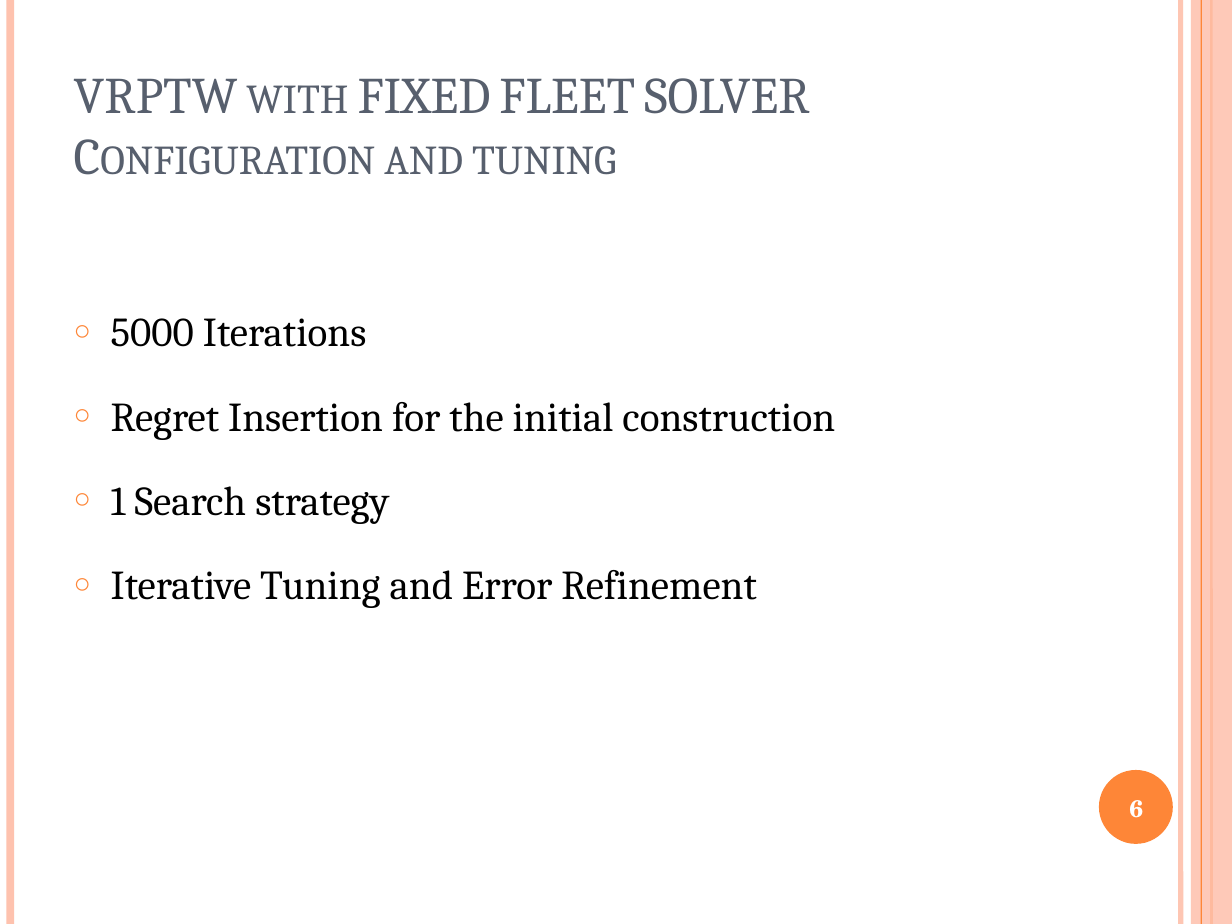
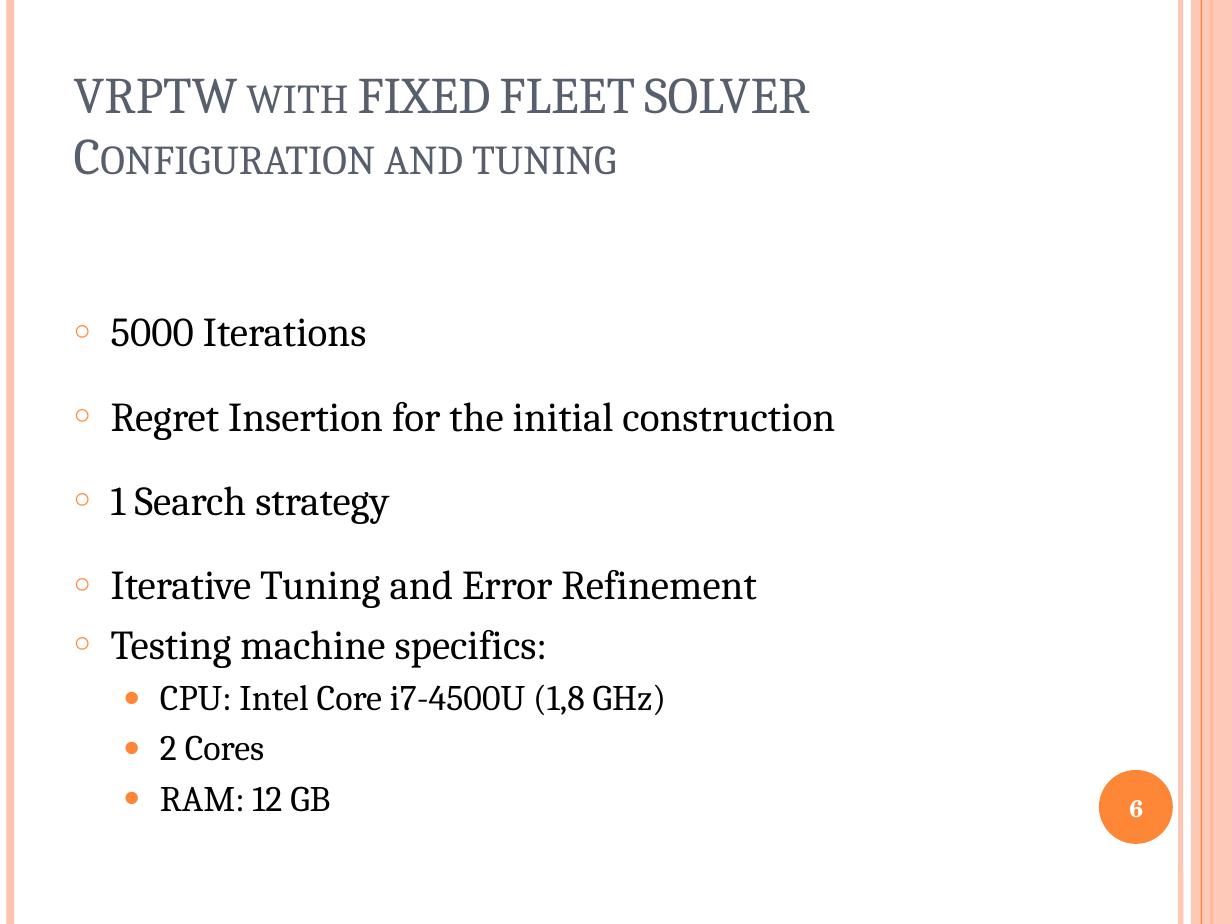
Before and after one commit to 4binary1/OMA-1516---Group-21, a slide deck: slide 6 of Group_21 (Complete).pptx. Drawn at 1232x924 pixels with LibreOffice and Linux fonts; fonts in the diff are those of the drawing. Boxes give left, top, right and bottom in pixels: in the first picture for what was removed or moved away, otherwise in the second. Text is boxed around its words. In the diff, an @@ line names an element or a change of style, - is before the commit and + after.

Commit message:
Aggiunte specifiche della testing machine

```diff
--- a/Group_21 (Complete).pptx
+++ b/Group_21 (Complete).pptx
@@ text at bbox=[111, 630, 667, 812]: paragraphs added @@
+○ Testing machine specifics:
+  ● CPU: Intel Core i7-4500U (1,8 GHz)
+  ● 2 Cores
+  ● RAM: 12 GB
```
Also in this commit, not shown: 2 other slides changed.
